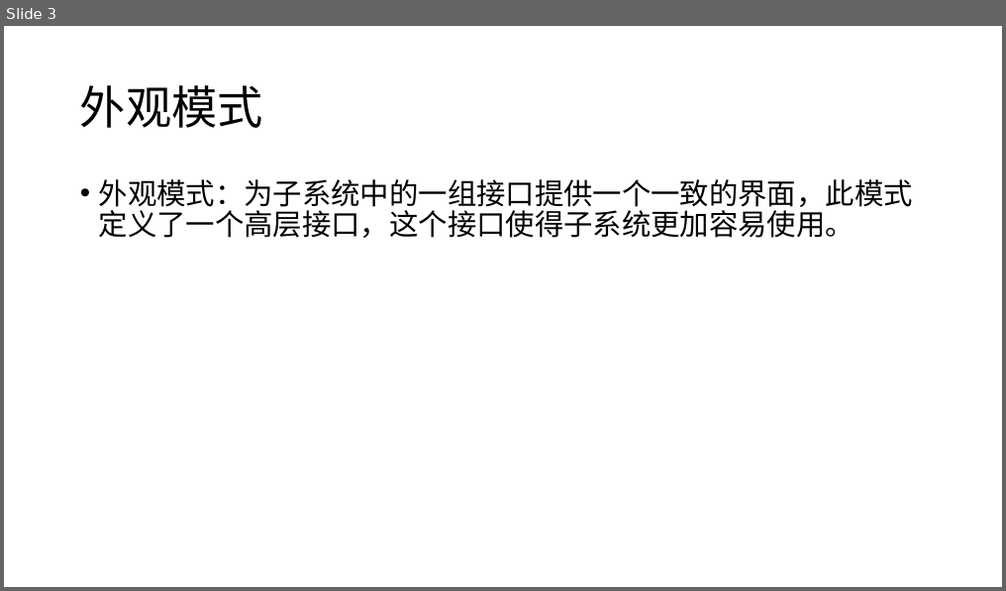
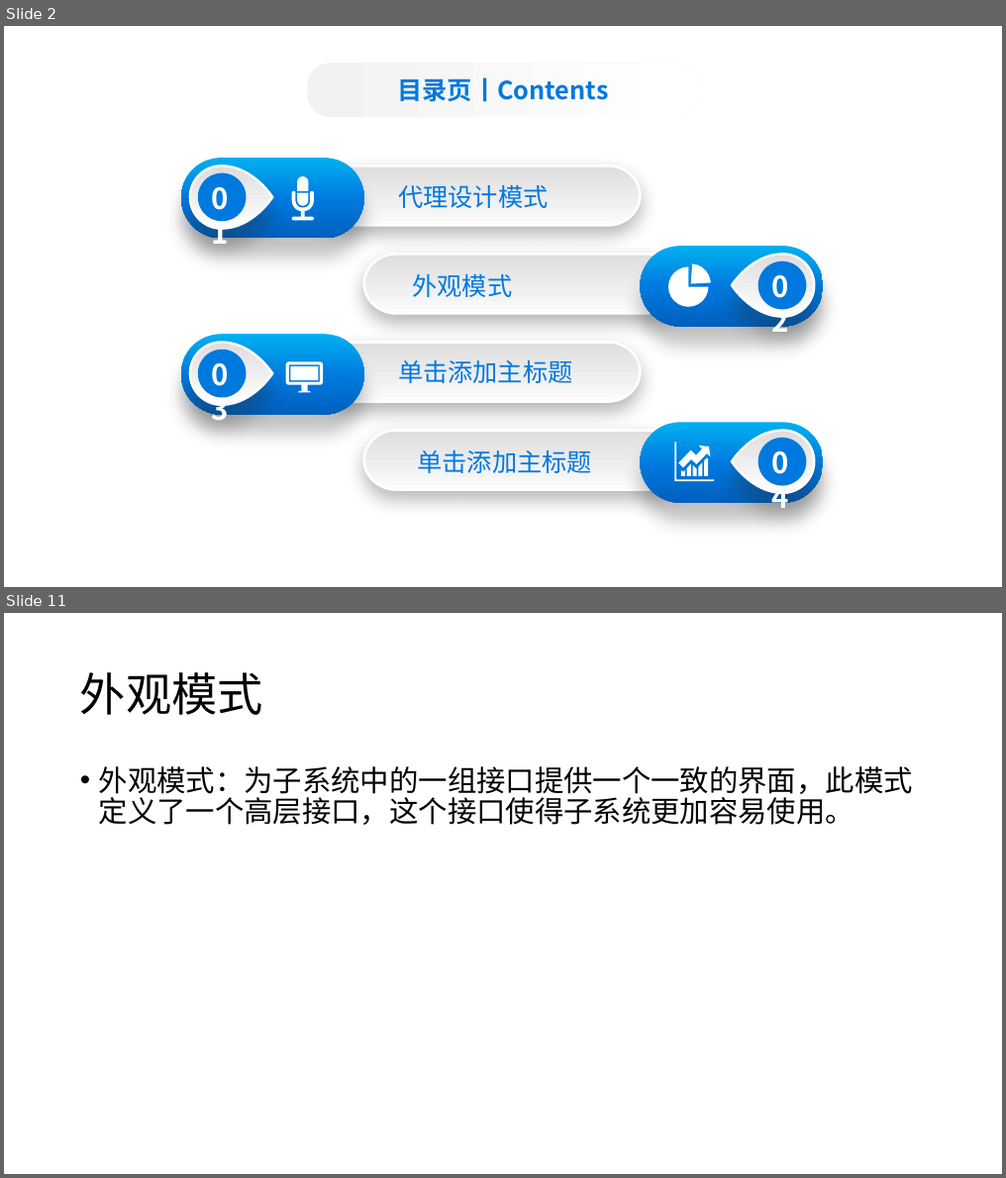
Before and after one commit to CYZZ/shejimoshi, a slide deck: 0329分享会资料/设计模式0328.pptx. Shown one above the other, each under a label of ours: slide 3 before the commit, slides 2 and 11 after it; the slides between them are not shown. The pictures are 1006x591 and 1006x1178 pixels, drawn with LibreOffice and Linux fonts; fonts in the diff are those of the drawing. Boxes give left, top, right and bottom in pixels: in the first picture for what was removed or moved away, otherwise in the second. Text is boxed around its words. In the diff, an @@ line names an element or a change of style, - is before the commit and + after.

Commit message:
feat：更新ppt添加备忘录模式

```diff
--- a/0329分享会资料/设计模式0328.pptx
+++ b/0329分享会资料/设计模式0328.pptx
@@ slide 2 added at <box>4,26,1002,587</box>, background #FFFFFF @@
@@ rounded rectangle added at <box>307,63,699,116</box>, fill gradient #F2F2F2 to #FFFFFF, 24 pt, text #0079DE, bold @@
+目录页丨Contents
@@ freeform shape added at <box>319,166,641,225</box>, fill gradient #DEDEDE to #FBFBFB, outline #DDDDDD 2.5 pt @@
@@ group added at <box>181,158,364,239</box>: 2 freeform shapes, 1 rounded rectangle, 1 ellipse, 1 text @@
+01
@@ text added at <box>398,185,548,208</box>, 24 pt, text #0079DE @@
+代理设计模式
@@ freeform shape added at <box>364,255,685,313</box>, fill gradient #DEDEDE to #FBFBFB, outline #DDDDDD 2.5 pt @@
@@ group added at <box>641,246,823,327</box>: 2 pie slice (boxed as its full ellipse)s, 1 rounded rectangle, 1 freeform shape, 1 ellipse, 1 text @@
+02
@@ text added at <box>413,274,513,297</box>, 24 pt, text #0079DE @@
+外观模式
@@ freeform shape added at <box>319,343,641,402</box>, fill gradient #DEDEDE to #FBFBFB, outline #DDDDDD 2.5 pt @@
@@ group added at <box>181,335,364,415</box>: 2 freeform shapes, 1 rounded rectangle, 1 ellipse, 1 text @@
+03
@@ text added at <box>398,361,572,383</box>, 24 pt, text #0079DE @@
+单击添加主标题
@@ freeform shape added at <box>364,430,685,489</box>, fill gradient #DEDEDE to #FBFBFB, outline #DDDDDD 2.5 pt @@
@@ text added at <box>418,450,592,473</box>, 24 pt, text #0079DE @@
+单击添加主标题
@@ group added at <box>641,422,823,503</box>: 2 freeform shapes, 1 rounded rectangle, 1 ellipse, 1 text @@
+04
@@ what was slide 3 is now slide 11 @@
```
Also in this commit, not shown: 9 other slides added, 2 slides removed, 1 other file.
